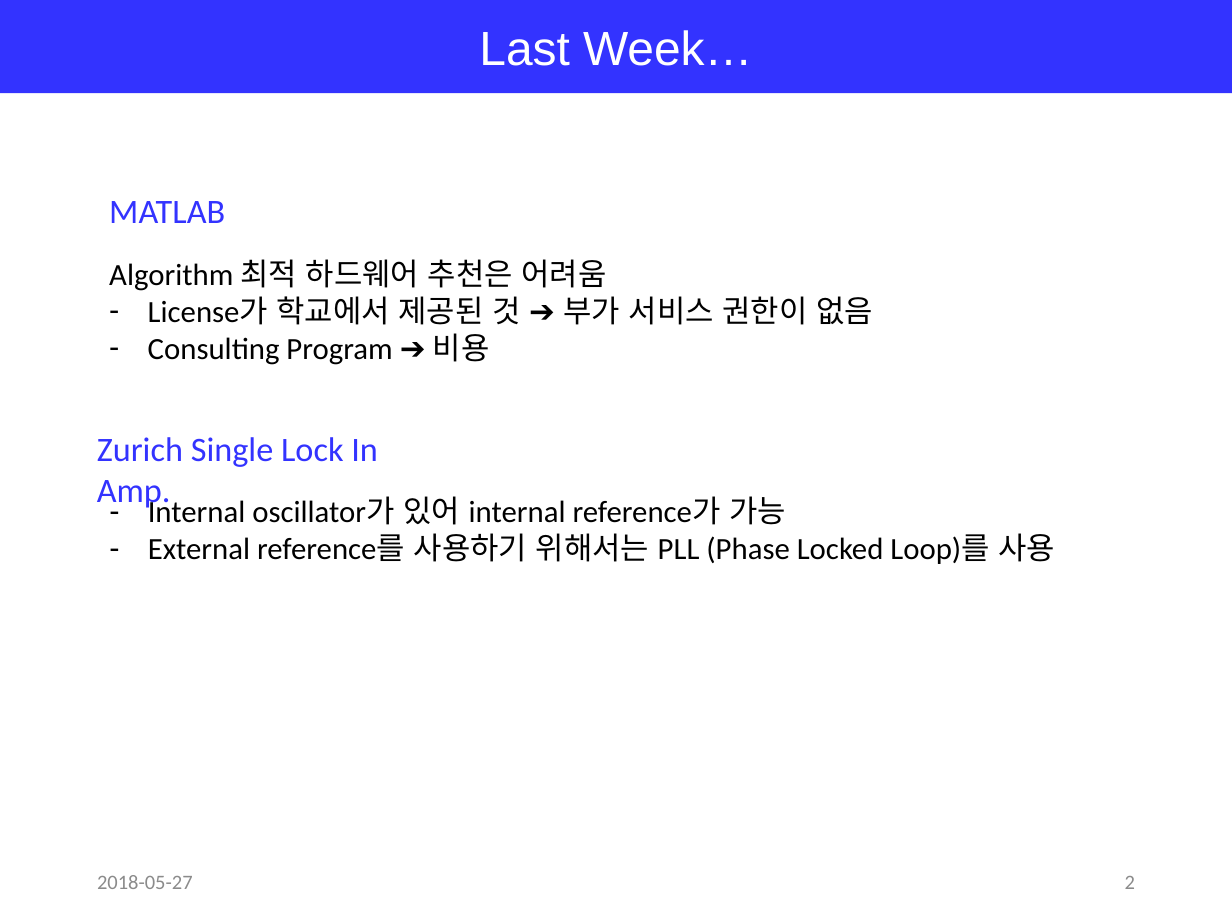
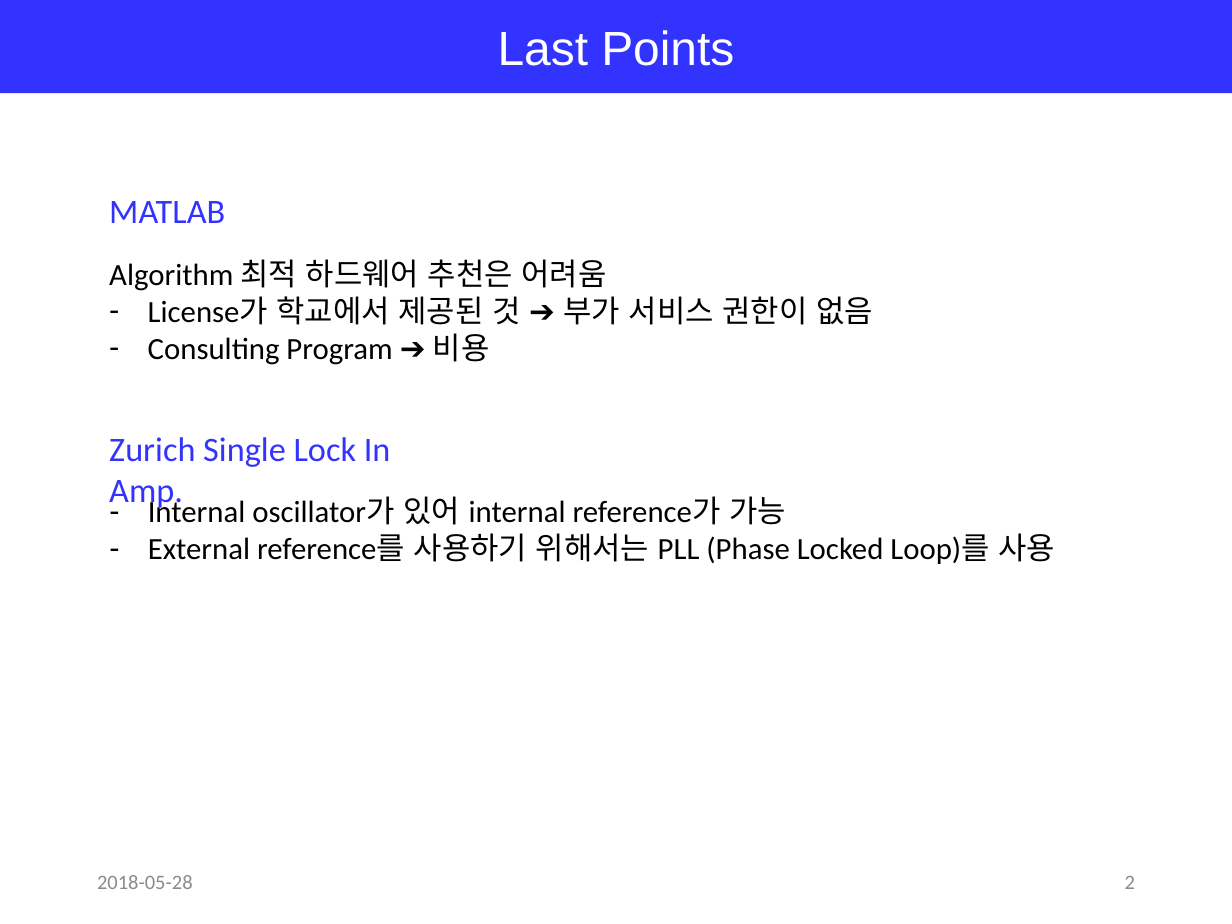
Before and after one commit to jglee96/NBTP_Lab, a slide deck: slide 2 of 랩미팅/201805/180528 Zurich Lock-In(Jong).pptx. Drawn at 1232x924 pixels with LibreOffice and Linux fonts; fonts in the diff are those of the drawing. Boxes give left, top, right and bottom in pixels: in the first picture for what was removed or moved away, otherwise in the second. Text is boxed around its words. In the diff, an @@ line names an element or a change of style, - is before the commit and + after.

```diff
--- a/랩미팅/201805/180528 Zurich Lock-In(Jong).pptx
+++ b/랩미팅/201805/180528 Zurich Lock-In(Jong).pptx
@@ text in rectangle at (x1=498, y1=30, x2=734, y2=66): text changed @@
-Last Week…
+Last Points
@@ text "Zurich Single Lock In Amp." moved from (x1=97, y1=437, x2=378, y2=511) to (x1=109, y1=437, x2=391, y2=511) @@
@@ text at (x1=97, y1=875, x2=193, y2=889): text changed @@
-2018-05-27
+2018-05-28
```
Also in this commit, not shown: 5 other slides changed, 2 slides added, 6 other files.
